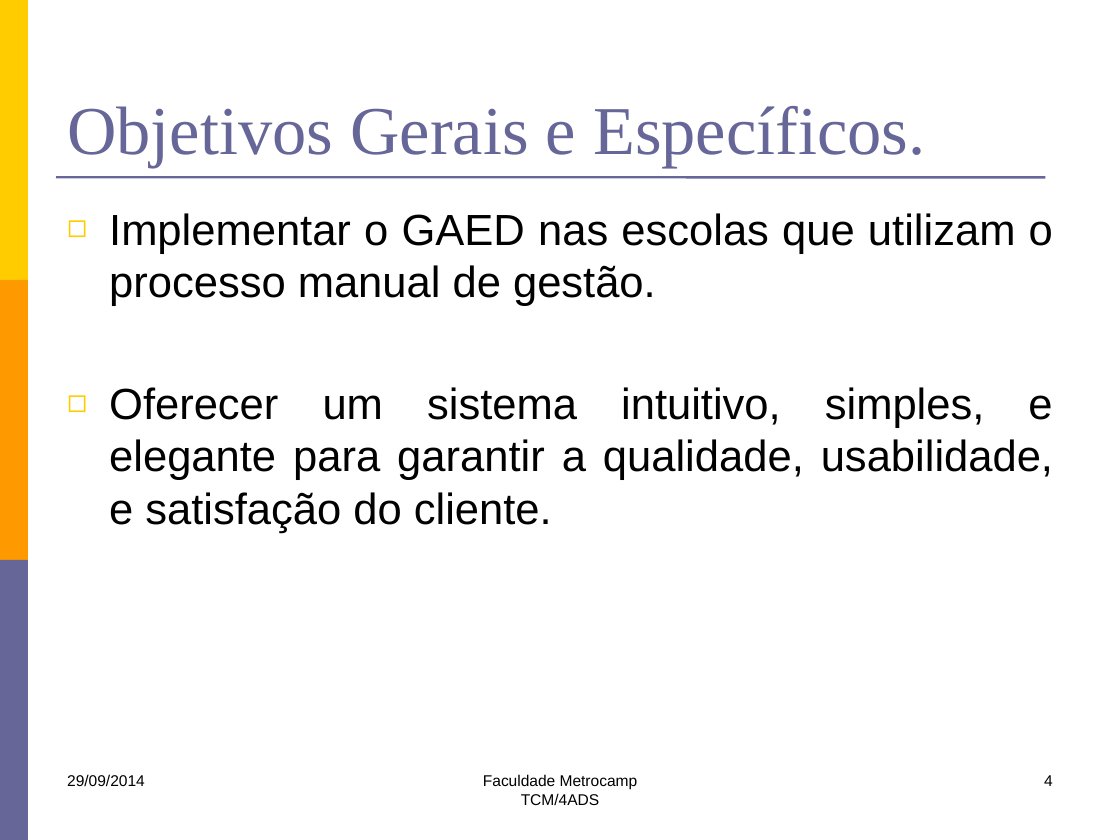
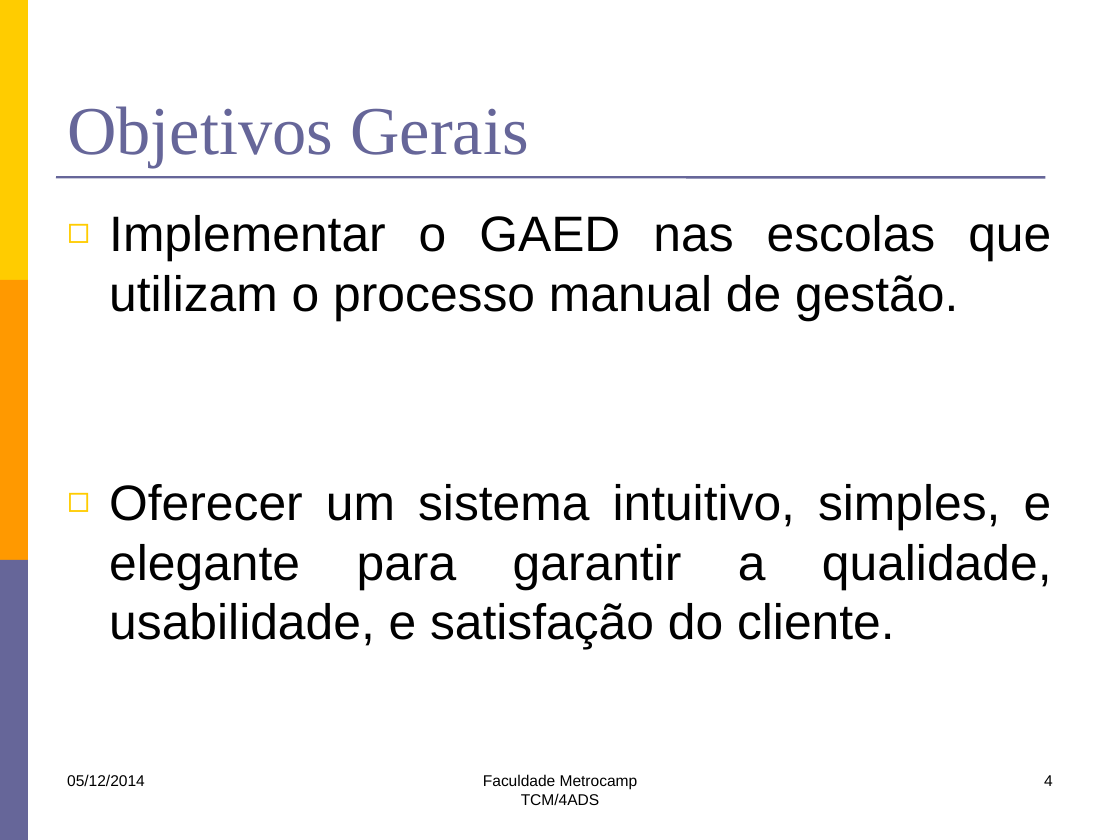
Before and after one commit to lfernandobra/pi5g1s14, a slide deck: slide 4 of documentacao/G5_Apresentacao2sem2014 final.pptx. Drawn at 1120x840 pixels with LibreOffice and Linux fonts; fonts in the diff are those of the drawing. Boxes give left, top, right and bottom in pixels: in the first picture for what was removed or moved away, otherwise in the second. Text is boxed around its words. In the diff, an @@ line names an element or a change of style, - is before the commit and + after.

```diff
--- a/documentacao/G5_Apresentacao2sem2014 final.pptx
+++ b/documentacao/G5_Apresentacao2sem2014 final.pptx
@@ title at (x1=67, y1=106, x2=529, y2=167): text changed @@
-Objetivos Gerais e Específicos.
+Objetivos Gerais
@@ text "Implementar o GAED nas escolas ..." at (x1=109, y1=215, x2=1052, y2=650): size 28 to 32 pt @@
@@ text at (x1=67, y1=774, x2=145, y2=786): text changed @@
-29/09/2014
+05/12/2014
```
Also in this commit, not shown: 23 other slides changed, 3 slides added, 2 slides removed.
